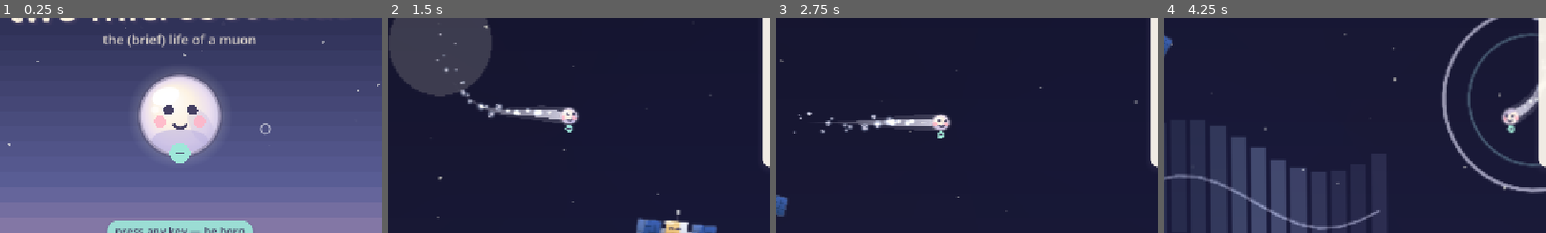
Above: before the commit, frames 1-4 (left to right).
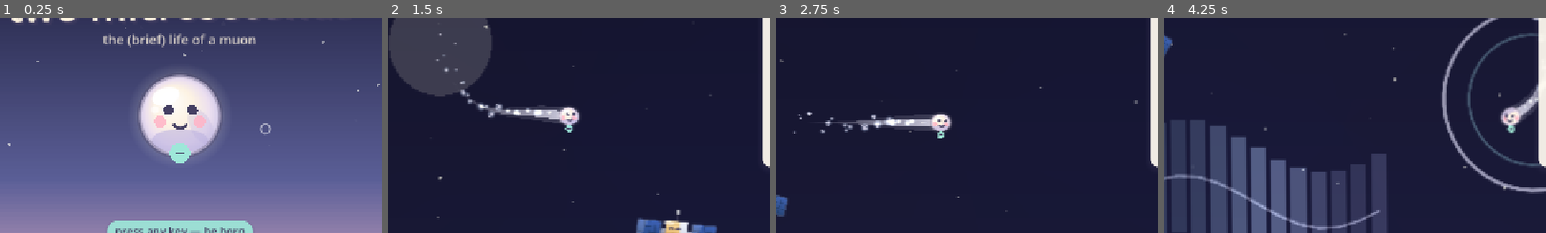
Above: after the commit, the same moments.

Repository: lawrenceleejr/TwoMicroSeconds
Game: Godot game, scene res://game/main/title.tscn
Two runs of this game, one before a commit and one after it. Both use one fixed random seed, a clock stepped at 60 frames per second and the inputs below.
Inputs (mouse positions are % of the whole screen's width and height, from its top left):
- Up to frame 1 (0.25 s): no input
- Up to frame 2 (1.5 s): tap Enter at 0.5 s; move the mouse to (72, 45) at 0.52 s; hold D (move_right) 0.53-1.25 s; tap Tab (toggle_checklist) at 0.6 s; click (72, 45) at 0.67 s; tap Space at 0.77, 1.07 s; drag from (30, 55) to (45, 70) at 1.27 s
- Up to frame 3 (2.75 s): move the mouse to (60, 28) at 2.02 s; hold D (move_right) from 2.03 s (still down); tap F at 2.1 s
- Up to frame 4 (4.25 s): release D (move_right) at 2.75 s; drag from (45, 70) to (20, 35) at 2.77 s; move the mouse to (80, 65) at 3.52 s; hold A (move_left) from 3.53 s (still down); tap X at 3.6 s; tap Space at 3.77, 4.07 s; tap R (restart) at 4.15 s
The pictures show only the part of the screen within x 26-76%, y 25-75%; the shares and areas given below are measured in that part.

The runs differ from the first frame. In frame 2, 0.2% of the frame differs, in the area x 44-51%, y 41-50%; in frame 3, 0.2%; in frame 4, 0.2%, in the area x 88-94%, y 41-51%.

Commit message:
Screenshot-review fixes: trail teleport smear, shop layout, detector scale, aim director
From reviewing the first CI screenshot batch: clear the trail on large
position jumps; enlarge the detector art and move its celebrate text
above the roof; widen satellite collect radius; brighten auroras and
have the shot director aim at a real aurora/satellite; finer title
gradient (no banding); dim behind the shop modal and un-collide its
status column; slightly bigger muon.

Co-Authored-By: Claude Fable 5 <noreply@anthropic.com>
Claude-Session: https://claude.ai/code/session_014g8VnKFpk5HwGxbWA7j916

Diff:
--- a/game/dev/shot_director.gd
+++ b/game/dev/shot_director.gd
@@ -30,18 +30,20 @@
 		_finish()
 		return
 
-	# Aurora glide: fast pass through the thermosphere lights.
-	muon.set("global_position", Vector2(-350, 1400))
-	muon.set("autopilot", Vector2(0.9, 0.45))
-	await _wait(0.9)
-	await _shot("04_aurora")
+	# Aurora glide: aim at a real aurora and fly through its ribbon.
+	var aurora := _nearest_in_group("aurora", Vector2(0, 1800))
+	if aurora != null:
+		muon.set("global_position", aurora.global_position + Vector2(-320, -60))
+		muon.set("autopilot", Vector2(1, 0.15))
+		await _wait(0.55)
+		await _shot("04_aurora")
 
 	# Satellite bump, captured mid-glitch.
 	var sat := _nearest_in_group("satellite", muon.get("global_position"))
 	if sat != null:
-		muon.set("global_position", sat.global_position + Vector2(0, -140))
+		muon.set("global_position", sat.global_position + Vector2(0, -110))
 		muon.set("autopilot", Vector2(0, 1))
-		await _wait(0.42)
+		await _wait(0.32)
 		await _shot("05_satellite_glitch")
 		await _wait(0.8)
 
--- a/game/main/title.gd
+++ b/game/main/title.gd
@@ -104,8 +104,8 @@
 
 func _draw() -> void:
 	var vp := get_viewport_rect().size
-	# Dusk gradient.
-	var steps := 28
+	# Dusk gradient (fine steps: banding is visible at coarse ones).
+	var steps := 110
 	for i in steps:
 		var f := float(i) / steps
 		var col := Color("14142e").lerp(Color("5b5f97"), clampf(f * 1.6, 0.0, 1.0))
--- a/game/player/muon.gd
+++ b/game/player/muon.gd
@@ -293,6 +293,11 @@
 
 
 func _update_trail() -> void:
+	# A teleport (director, restart) would otherwise smear a bogus streak.
+	if _trail.get_point_count() > 0:
+		var last := _trail.get_point_position(_trail.get_point_count() - 1)
+		if last.distance_to(global_position) > 260.0:
+			_trail.clear_points()
 	_trail.add_point(global_position)
 	while _trail.get_point_count() > 34:
 		_trail.remove_point(0)
--- a/game/player/muon_body.gd
+++ b/game/player/muon_body.gd
@@ -2,7 +2,7 @@
 ## The muon's body sprite (faux-3D shaded ball from assets/sprites/muon.svg).
 ## Velocity squash is applied here; tween-driven pops own the node's scale.
 
-const BASE_SCALE := 0.30
+const BASE_SCALE := 0.34
 
 var applied_squash := Vector2.ONE
 var body_color := Color.WHITE
--- a/game/ui/origin_shop.gd
+++ b/game/ui/origin_shop.gd
@@ -70,7 +70,10 @@
 
 
 func _draw() -> void:
-	var sb := Juice.ui_panel(Juice.PAPER, 0.97, 16)
+	# Dim the world behind the modal.
+	var vp := get_viewport_rect().size
+	draw_rect(Rect2(-position, vp), Color(Juice.INK, 0.4))
+	var sb := Juice.ui_panel(Juice.PAPER, 0.99, 16)
 	sb.draw(get_canvas_item(), Rect2(Vector2.ZERO, size))
 
 	var font := ThemeDB.fallback_font
@@ -100,10 +103,10 @@
 			hl2.draw(get_canvas_item(), Rect2(14, y - 6, W - 28, ROW_H - 4))
 		var name_col := Juice.INK if (current or next_up) else Color(Juice.INK, 0.45 if not owned else 0.35)
 		draw_string(font, Vector2(28, y + 12), str(t["name"]), HORIZONTAL_ALIGNMENT_LEFT, -1, 17, name_col)
-		draw_string(font, Vector2(28, y + 29), str(t["flavor"]), HORIZONTAL_ALIGNMENT_LEFT, 380, 11, Color(Juice.INK, 0.5))
-		# Right column: energy, gamma, status.
-		draw_string(font, Vector2(W - 190, y + 12), "E ≈ %s" % t["energy"], HORIZONTAL_ALIGNMENT_LEFT, -1, 13, Color(Juice.INK, 0.7))
-		draw_string(font, Vector2(W - 190, y + 28), "γ +%.1f" % float(t["gamma"]), HORIZONTAL_ALIGNMENT_LEFT, -1, 13, Color(Juice.PERIWINKLE, 0.9))
+		draw_string(font, Vector2(28, y + 29), str(t["flavor"]), HORIZONTAL_ALIGNMENT_LEFT, 330, 11, Color(Juice.INK, 0.5))
+		# Middle column: energy + gamma. Right column: status, right-aligned.
+		draw_string(font, Vector2(W - 232, y + 12), "E ≈ %s" % t["energy"], HORIZONTAL_ALIGNMENT_LEFT, -1, 13, Color(Juice.INK, 0.7))
+		draw_string(font, Vector2(W - 232, y + 28), "γ +%.1f" % float(t["gamma"]), HORIZONTAL_ALIGNMENT_LEFT, -1, 13, Color(Juice.PERIWINKLE, 0.9))
 		var status := ""
 		var status_col := Color(Juice.INK, 0.5)
 		if owned:
@@ -112,7 +115,8 @@
 			status = "CURRENT"
 			status_col = Color("2e8b57")
 		elif next_up:
-			status = "%d sparks — ENTER" % int(t["cost"])
+			status = ("ENTER · %d sparks" % int(t["cost"])) if Meta.can_upgrade() \
+				else "%d sparks" % int(t["cost"])
 			status_col = Juice.INK if Meta.can_upgrade() else Color(Juice.INK, 0.4)
 		else:
 			status = "%d sparks" % int(t["cost"])
--- a/game/world/props/aurora.gd
+++ b/game/world/props/aurora.gd
@@ -13,6 +13,7 @@
 
 
 func _setup() -> void:
+	add_to_group("aurora")
 	_t = randf() * 10.0
 	_hue_shift = randf_range(-0.06, 0.06)
 	z_index = 1
@@ -58,7 +59,7 @@
 		var f := float(i) / SEGS
 		var col := Juice.MINT.lerp(Juice.LILAC, f)
 		col.h = wrapf(col.h + _hue_shift, 0.0, 1.0)
-		var alpha := 0.16 + 0.08 * sin(_t * 1.3 + i * 0.7) + _glow * 0.3
+		var alpha := 0.24 + 0.1 * sin(_t * 1.3 + i * 0.7) + _glow * 0.3
 		draw_rect(Rect2(p.x - 13.0, p.y - 95.0, 26.0, 190.0), Color(col, clampf(alpha, 0.05, 0.6)))
 	var points := PackedVector2Array()
 	for i in SEGS:
--- a/game/world/props/detector.gd
+++ b/game/world/props/detector.gd
@@ -3,6 +3,7 @@
 ## span the whole valley floor. It has been waiting for you all day.
 
 const TaskPop := preload("res://game/fx/task_pop.gd")
+const S := 0.8  # sprite scale (540x320 art)
 
 var _t := 0.0
 var _celebrate := 0.0
@@ -14,7 +15,7 @@
 	z_index = 3
 	# 540x320 doc; building base sits at doc y=282, so lift the sprite so
 	# the base lands on the node origin (which sits on the grass line).
-	make_sprite("res://assets/sprites/detector.svg", 0.6, Vector2(0, -73))
+	make_sprite("res://assets/sprites/detector.svg", S, Vector2(0, -(282.0 - 160.0) * S))
 	_overlay = make_overlay(_draw_dynamic)
 
 
@@ -47,18 +48,20 @@
 
 
 func _draw_dynamic(c: Node2D) -> void:
+	var base_y := -(282.0 - 160.0) * S
 	var font := ThemeDB.fallback_font
 	# Sign text on the white plate (plate center: doc (270,152) -> local).
 	var sign_text := "MUON OBSERVATORY"
-	var w := font.get_string_size(sign_text, HORIZONTAL_ALIGNMENT_LEFT, -1, 15).x
-	c.draw_string(font, Vector2(-w * 0.5, -73.0 + (152.0 - 160.0) * 0.6 + 5.0),
-		sign_text, HORIZONTAL_ALIGNMENT_LEFT, -1, 15, Juice.INK)
+	var w := font.get_string_size(sign_text, HORIZONTAL_ALIGNMENT_LEFT, -1, 17).x
+	c.draw_string(font, Vector2(-w * 0.5, base_y + (152.0 - 160.0) * S + 6.0),
+		sign_text, HORIZONTAL_ALIGNMENT_LEFT, -1, 17, Juice.INK)
 	# Status LED (doc (110,150) -> local): blinks amber, green when counted.
 	var led := Color("74e08c") if _celebrate > 0.0 \
 		else (Juice.SUN if int(_t * 2.0) % 2 == 0 else Color("d0d0d0"))
 	if _prebeep > 0.0:
 		led = Color("74e08c") if int(_t * 8.0) % 2 == 0 else Juice.SUN
-	c.draw_circle(Vector2((110.0 - 270.0) * 0.6, -73.0 + (150.0 - 160.0) * 0.6), 5.5, led)
+	c.draw_circle(Vector2((110.0 - 270.0) * S, base_y + (150.0 - 160.0) * S), 6.5, led)
 	if _celebrate > 0.0:
-		c.draw_string(Juice.hand_font, Vector2(-34.0, -16.0), "+1 muon!!",
-			HORIZONTAL_ALIGNMENT_LEFT, -1, 17, Color("2e8b57"))
+		# Above the roofline, where the muon can't photobomb it.
+		c.draw_string(Juice.hand_font, Vector2(-42.0, base_y + (94.0 - 160.0) * S - 10.0),
+			"+1 muon!!", HORIZONTAL_ALIGNMENT_LEFT, -1, 20, Color("2e8b57"))
--- a/game/world/props/satellite.gd
+++ b/game/world/props/satellite.gd
@@ -33,7 +33,7 @@
 		if m != null and m.get("alive") and not m.get("finished"):
 			var d := muon_dist()
 			var fast: bool = float(m.get("speed")) > 750.0
-			if d < 52.0 or (fast and d < 72.0):
+			if d < 62.0 or (fast and d < 80.0):
 				_collect(m, fast)
 	_overlay.queue_redraw()
 
